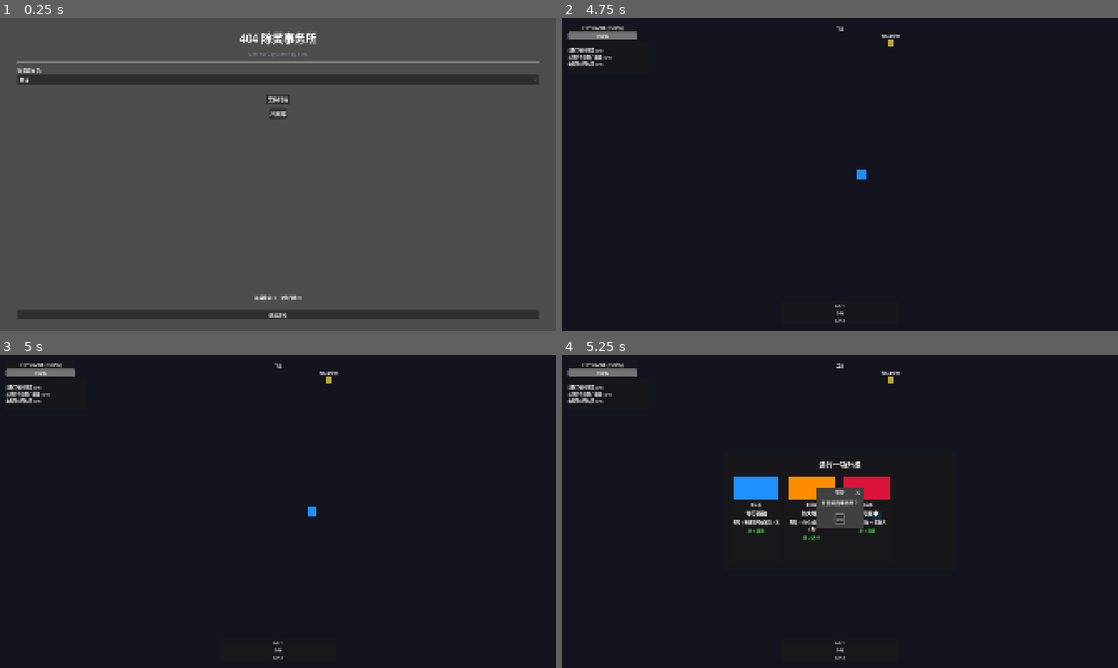
Above: before the commit, frames 1-4 (two rows, left to right).
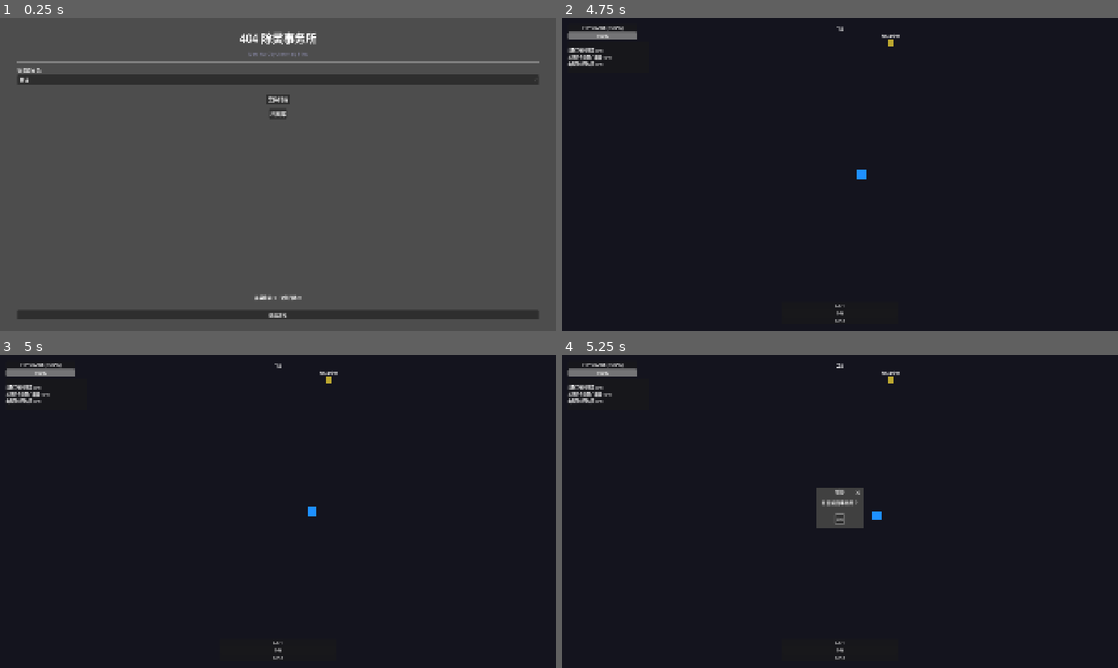
Above: after the commit, the same moments.

Repository: thefoolsparkle-oss/404_exorcism_agency
Game: Godot game, scene res://scenes/office/office_main.tscn
The game is run twice, just before and just after one commit, with the same random seed, the same clock (stepped at 60 frames per second) and the same inputs.
Inputs (mouse positions are in pixels of both pictures, inside the frame that each line leads up to):
- Up to frame 1 (0.25 s): no input
- Up to frame 2 (4.75 s): click "林锦" at 0.5 s; click "案件终端" at 1.25 s; click "档案库" at 2 s; click "返回" at 2.75 s; click "接受任务" at 3.5 s; tap Enter at 4.25 s; move the mouse to (962, 158) at 4.27 s; hold D (move_right) from 4.28 s (still down); hold E (interact) from 4.28 s (still down); click (962, 158) at 4.42 s
- Up to frame 3 (5 s): keep holding D (move_right); keep holding E (interact)
- Up to frame 4 (5.25 s): tap Space at 5 s; move the mouse to (728, 527) at 5.02 s; release D (move_right) at 5.03 s; release E (interact) at 5.03 s; hold S (move_down) from 5.03 s (still down); tap P at 5.1 s

Frames 1-3 are identical in both runs. In frame 4, 2.3% of the frame differs, in the area x 30-59%, y 33-60%.

Commit message:
Fix: pause menu bypasses EventBus to avoid LevelUpPanel conflict, direct pause/scene change

Diff:
--- a/game/scripts/combat/combat.gd
+++ b/game/scripts/combat/combat.gd
@@ -27,19 +27,23 @@
 func _show_pause_menu() -> void:
 	if GameManager.current_state != GameManager.GameState.COMBAT_ACTIVE:
 		return
-	EventBus.request_pause.emit()
 	var popup: AcceptDialog = AcceptDialog.new()
 	popup.title = "暂停"
 	popup.dialog_text = "是否返回事务所？"
 	popup.confirmed.connect(func():
+		get_tree().paused = false
 		SaveManager.save()
-		EventBus.request_main_menu.emit()
+		get_tree().change_scene_to_file("res://scenes/office/office_main.tscn")
 	)
 	popup.canceled.connect(func():
-		EventBus.request_resume.emit()
+		get_tree().paused = false
+	)
+	popup.close_requested.connect(func():
+		get_tree().paused = false
 	)
 	get_tree().current_scene.add_child(popup)
 	popup.popup_centered()
+	get_tree().paused = true
 
 func _on_experience_dropped(position: Vector2, amount: int) -> void:
 	var orb: Area2D = xp_orb_scene.instantiate()
